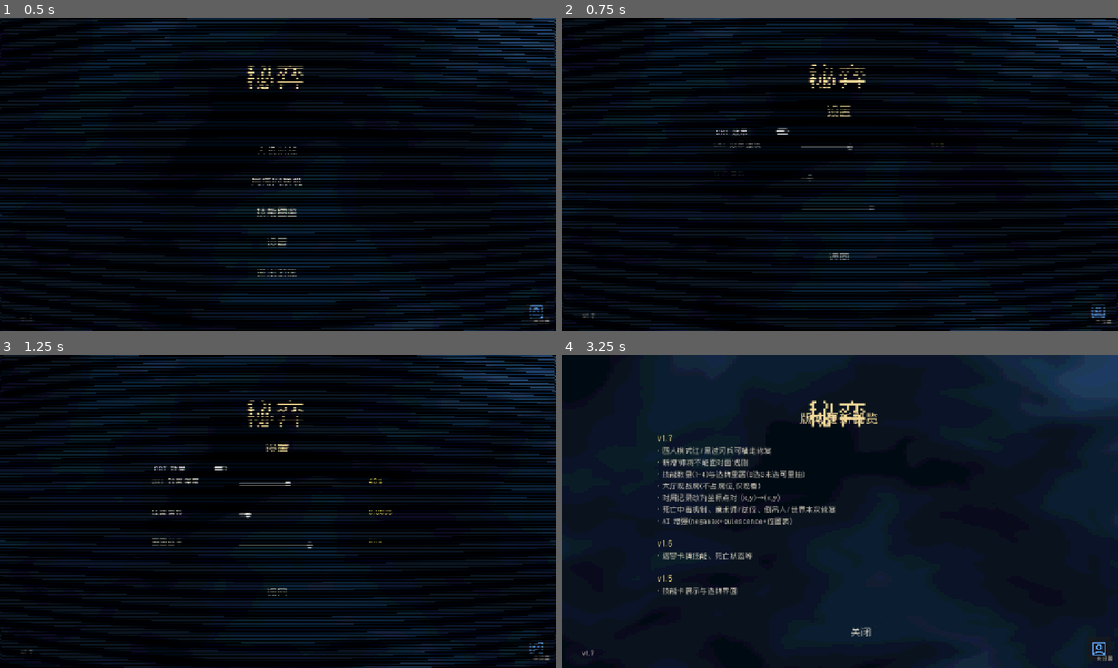
Above: before the commit, frames 1-4 (two rows, left to right).
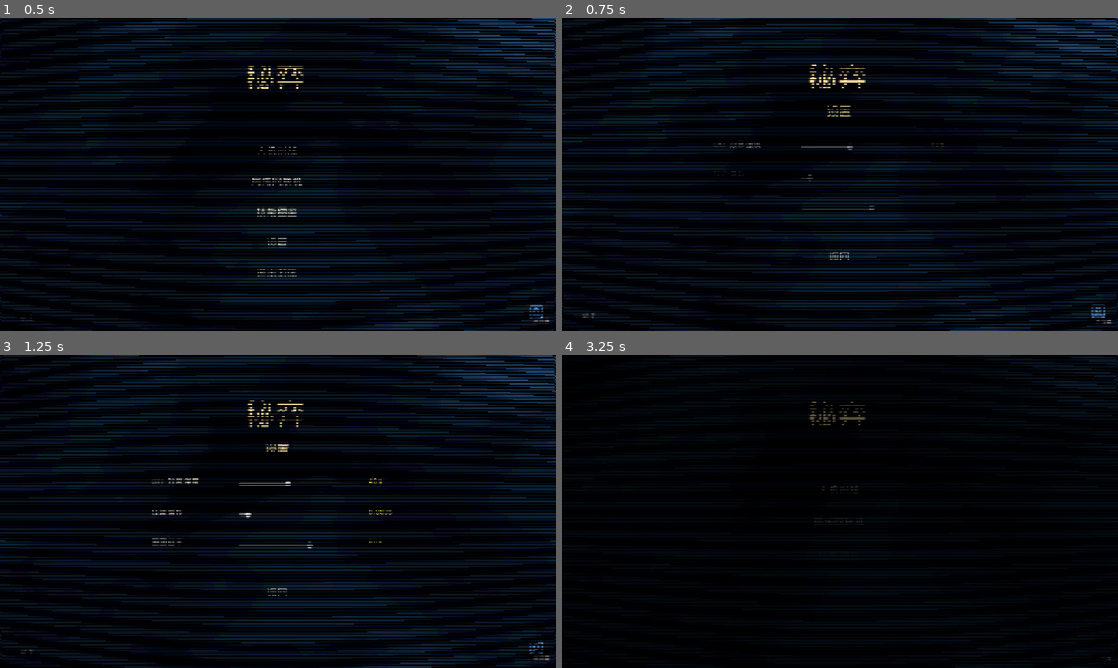
Above: after the commit, the same moments.

Repository: Lurongshika/ChessGame
Game: Godot game, scene res://scenes/main.tscn
Two runs of this game, one before a commit and one after it. Both use one fixed random seed, a clock stepped at 60 frames per second and the inputs below.
Inputs (mouse positions are in pixels of both pictures, inside the frame that each line leads up to; where the layout moved, square brackets give the same spot in the first picture):
- Up to frame 1 (0.5 s): no input
- Up to frame 2 (0.75 s): click "设置" at 0.5 s
- Up to frame 3 (1.25 s): no input
- Up to frame 4 (3.25 s): click (1101, 649) [751, 467] at 1.25 s; click (589, 652) at 2 s, where only the run before the commit has a clickable "v1.7"; click (840, 596) at 2.75 s, where only the run after the commit has a clickable "保存"

Frame 1 is identical in both runs. In frame 2, 0.1% of the frame differs, in the area x 27-52%, y 35-78%; in frame 3, less than 0.1%; in frame 4, 68%, in the area x 0-100%, y 0-100%.

Commit message:
fix: 移除 CRT 开关——改为'强度0=关闭(隐藏overlay),>0=开启'
- global.set_crt_strength:强度0→crt_enabled=false 并隐藏 overlay(不运行shader);>0→显示
- _setup_crt 由强度推导开关;settings.json 不再存 crt_enabled(推导)
- main_menu 设置移除'CRT 效果'CheckButton,仅保留强度滑块
- 实测:set0→visible=false、set0.5→true、再设0→false

Diff:
--- a/global.gd
+++ b/global.gd
@@ -207,8 +207,9 @@
 	mat.shader = load("res://shaders/crt.gdshader")
 	_crt_rect.material = mat
 	_crt_layer.add_child(_crt_rect)
-	# 应用已保存的 CRT 设置与开关
+	# 应用已保存的 CRT 设置;强度 0 = 关闭(隐藏,避免部分显卡闪黑线)
 	_apply_crt_params()
+	crt_enabled = crt_strength > 0.0
 	set_crt_enabled(crt_enabled)
 
 
@@ -231,6 +232,9 @@
 # 设置 CRT 效果强度(0.0-1.0),保存到本地设置
 func set_crt_strength(v: float) -> void:
 	crt_strength = clampf(v, 0.0, 1.0)
+	# 强度 0 = CRT 关闭(隐藏 overlay,不运行 shader);否则开启
+	crt_enabled = crt_strength > 0.0
+	set_crt_enabled(crt_enabled)
 	_apply_crt_params()
 	_save_settings()
 
@@ -259,8 +263,6 @@
 	var data: Variant = JSON.parse_string(f.get_as_text())
 	if not (data is Dictionary):
 		return
-	if data.has("crt_enabled"):
-		crt_enabled = bool(data["crt_enabled"])
 	if data.has("crt_strength"):
 		crt_strength = clampf(float(data["crt_strength"]), 0.0, 1.0)
 	if data.has("crt_aberration"):
@@ -275,7 +277,6 @@
 	if f == null:
 		return
 	f.store_string(JSON.stringify({
-		"crt_enabled": crt_enabled,
 		"crt_strength": crt_strength,
 		"crt_aberration": crt_aberration,
 		"crt_curve": crt_curve,
--- a/scripts/main_menu.gd
+++ b/scripts/main_menu.gd
@@ -204,22 +204,7 @@
 	title.horizontal_alignment = HORIZONTAL_ALIGNMENT_CENTER
 	opt_root.add_child(title)
 
-	# CRT 效果开关(完全关闭:隐藏 overlay,不运行 shader,避免部分显卡闪黑线)
-	var crt_chk := CheckButton.new()
-	crt_chk.text = "CRT 效果"
-	crt_chk.button_pressed = Global.crt_enabled
-	crt_chk.position = Vector2(350, 244)
-	crt_chk.size = Vector2(180, 34)
-	crt_chk.add_theme_font_override("font", _font())
-	crt_chk.add_theme_font_size_override("font_size", 17)
-	crt_chk.toggled.connect(func(on: bool):
-		Global.crt_enabled = on
-		Global.set_crt_enabled(on)
-		Global._save_settings()
-	)
-	opt_root.add_child(crt_chk)
-
-	# CRT 效果强度(0-100 → 0.0-1.0)
+	# CRT 效果强度(0-100 → 0.0-1.0;强度 0 = CRT 完全关闭)
 	var st_label := _label("CRT 效果强度", 17, Color(0.85, 0.82, 0.75))
 	st_label.position = Vector2(350, 280)
 	st_label.size = Vector2(180, 34)
